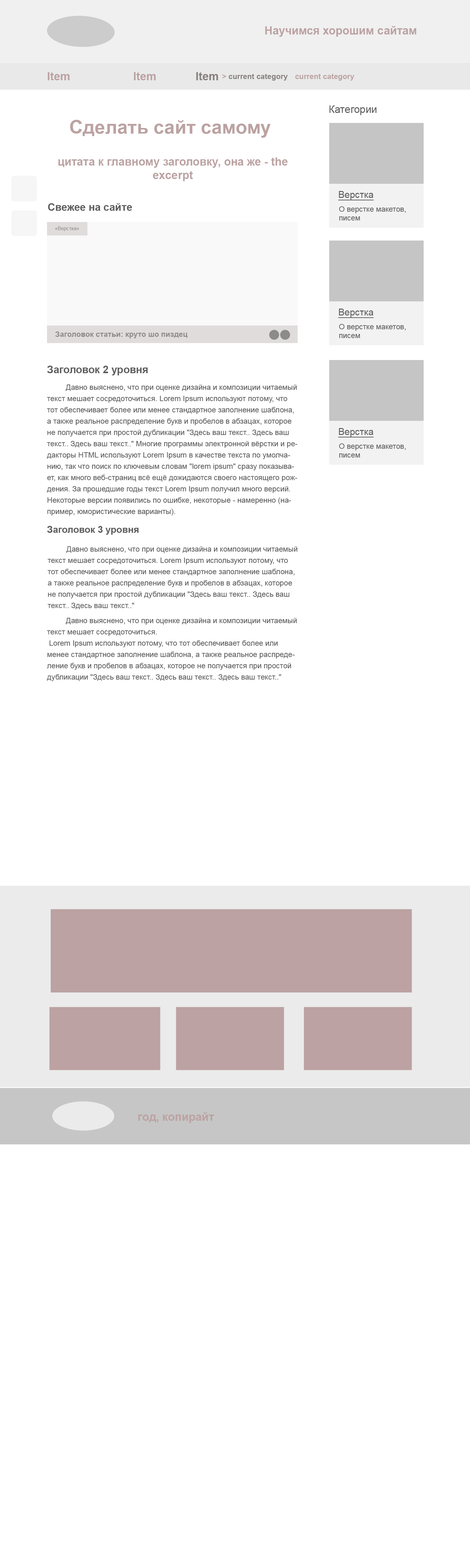
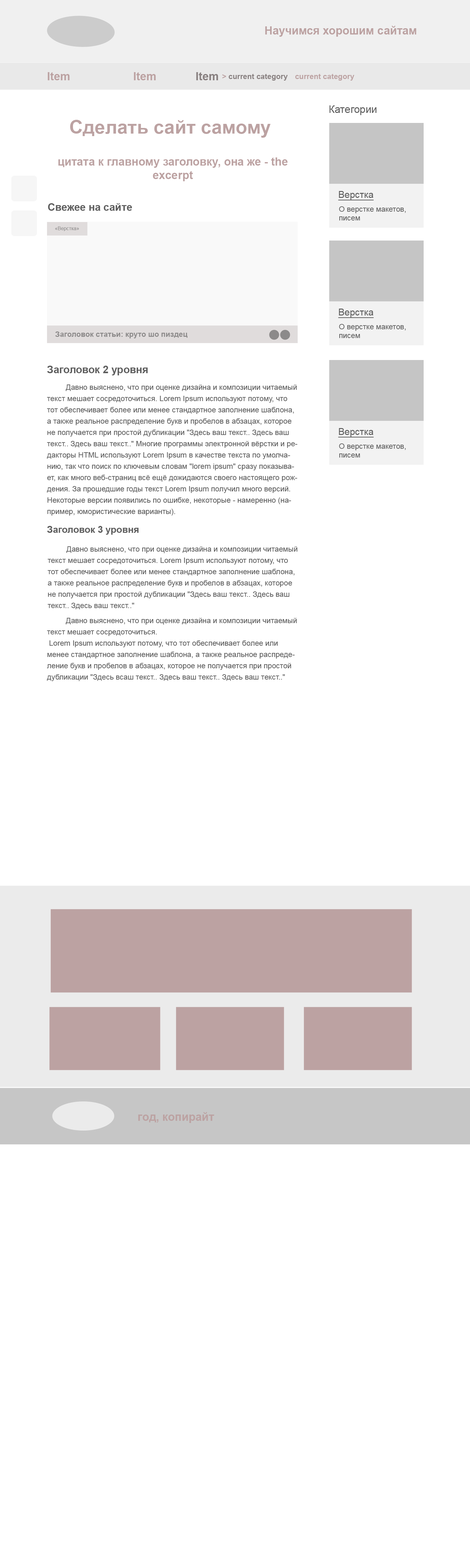
Before/after of a 470x1568 layered artwork. What changed in the layer stack:
painted on "Давно выяснено, что п" (1st of 2, in "CONTENT") over [119, 674, 286, 681]
